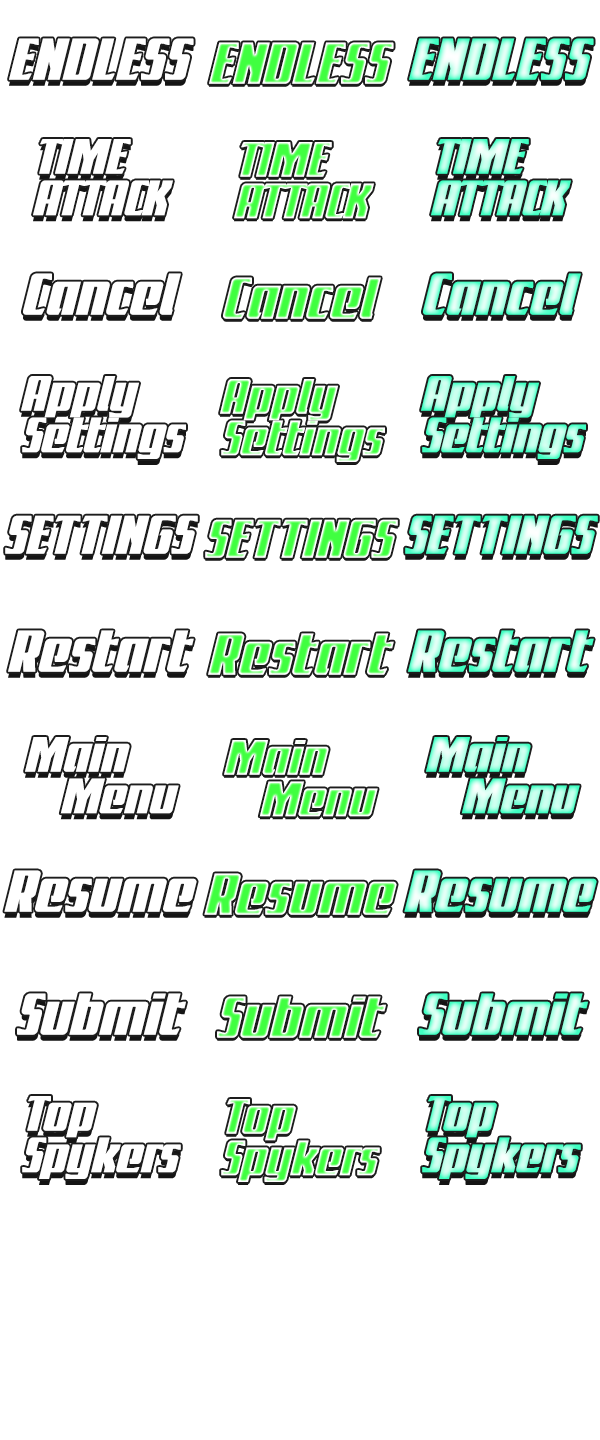
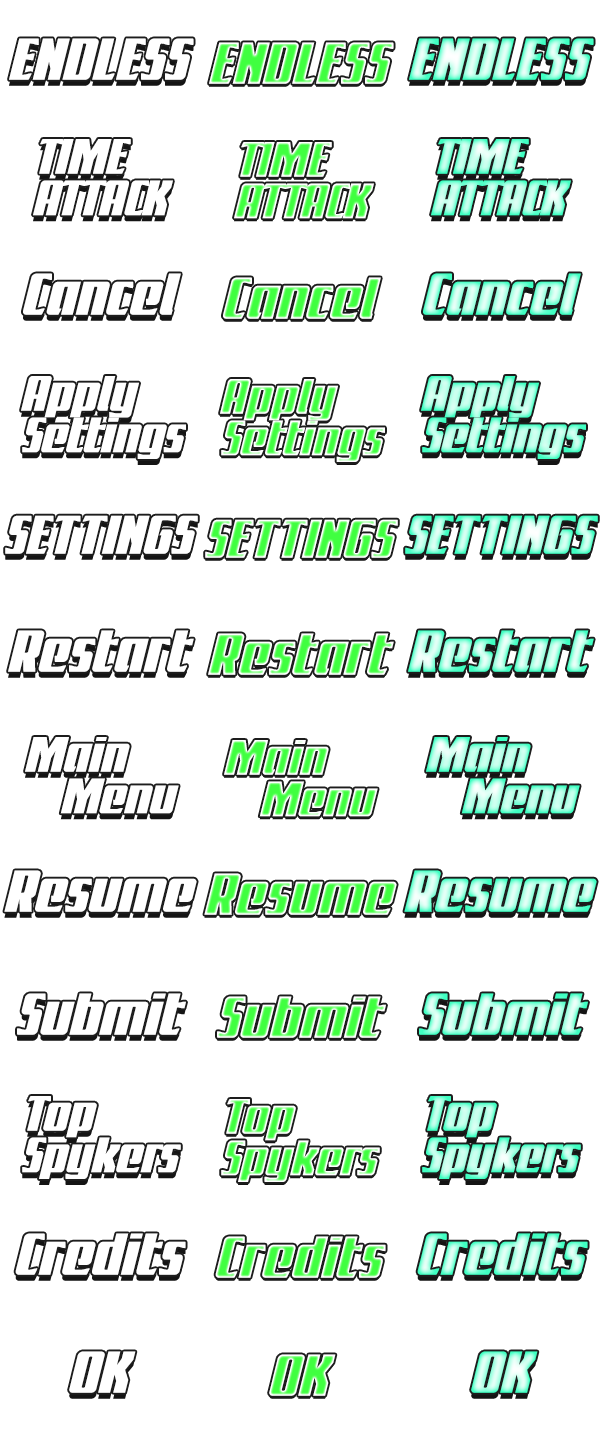
Revision of a layered w=600, h=1440 image; what changed, layer by layer:
added group "OK" with 3 layers above "Credits" over 69, 1351, 538, 1396
added layer "Clicked OK" in group "OK" over 269, 1354, 336, 1396
added layer "Hover OK" in group "OK" over 471, 1351, 538, 1393
added layer "Unclicked OK" in group "OK" over 69, 1351, 136, 1393
added group "Credits" with 3 layers above "Top Spykers" over 15, 1233, 588, 1278
added layer "Clicked Credits" in group "Credits" over 215, 1236, 386, 1278
added layer "Hover Credits" in group "Credits" over 417, 1233, 588, 1275
added layer "Unclicked Credits" in group "Credits" over 15, 1233, 186, 1275
